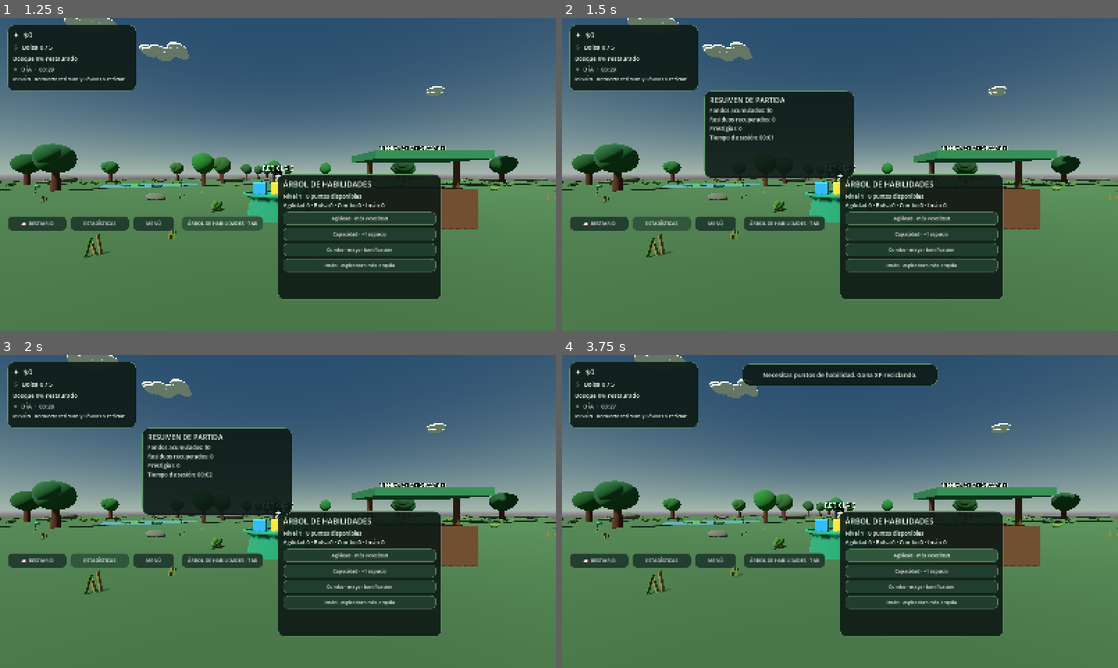
Above: before the commit, frames 1-4 (two rows, left to right).
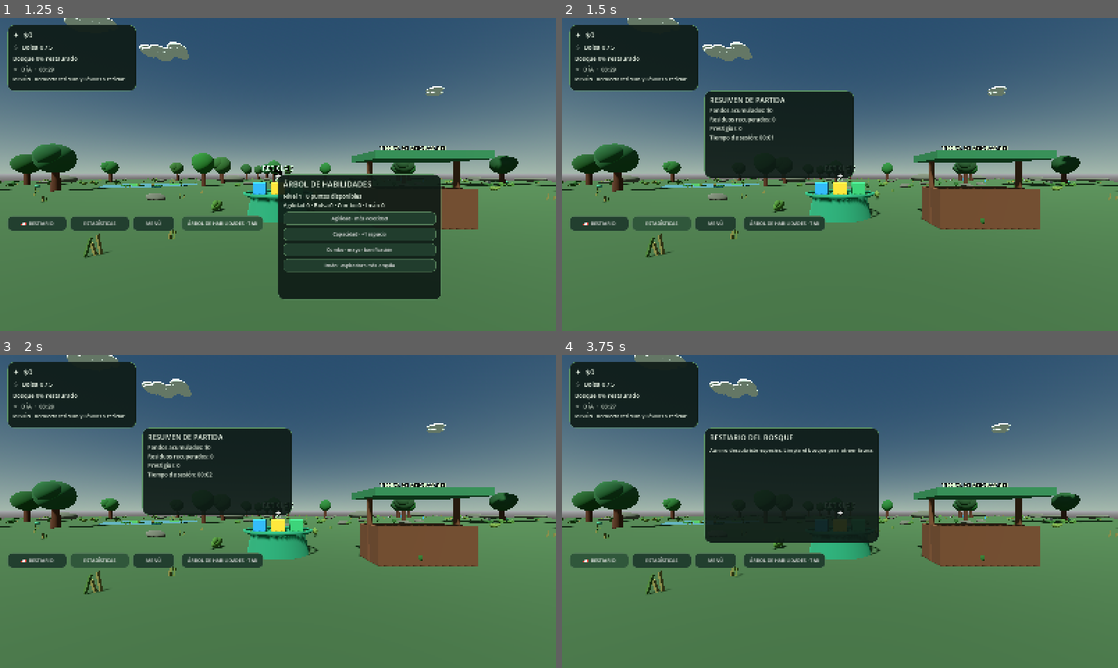
Above: after the commit, the same moments.

Repository: Tomardosama/verdevivo
Game: Godot game, scene res://scenes/main/main.tscn
Same seed, same stepped clock (60 frames per second), same inputs: the game is played once before the commit and once after it.
Inputs:
- Up to frame 1 (1.25 s): click "ÁRBOL DE HABILIDADES · TAB" at 0.5 s
- Up to frame 2 (1.5 s): click "ESTADÍSTICAS" at 1.25 s
- Up to frame 3 (2 s): no input
- Up to frame 4 (3.75 s): click "MENÚ" at 2 s; click "CONTINUAR JUGANDO" at 2.75 s; click "Agilidad · más velocidad" (after the commit: "📖 BESTIARIO") at 3.5 s

Frame 1 is identical in both runs. In frame 2, 11% of the frame differs, in the area x 50-80%, y 49-90%; in frame 3, 11%; in frame 4, 24%, in the area x 2-80%, y 2-90%.

Commit message:
Center the shop modal, prevent panel overlap and show vacuum upgrade stats

Diff:
--- a/scripts/ui/hud.gd
+++ b/scripts/ui/hud.gd
@@ -15,6 +15,7 @@
 var stats_label: Label
 var upgrade_buttons: Array[Button] = []
 var upgrade_ids: Array[String] = []
+var upgrade_descriptions := {"speed": "Movimiento más rápido", "capacity": "+2 espacios de bolsa", "value": "Más ingresos por residuo", "range": "Mayor alcance manual", "day": "Más duración del día", "vacuum": "Radio y velocidad de succión", "discount": "Reduce otros costos"}
 var bestiary_panel: PanelContainer
 var bestiary_list: VBoxContainer
 var stats_panel: PanelContainer
@@ -49,6 +50,9 @@
 	var upgrades_panel := _make_panel(Vector2(22, 225), Vector2(370, 330))
 	root.add_child(upgrades_panel)
 	upgrades_panel.visible = false
+	upgrades_panel.set_anchors_and_offsets_preset(Control.PRESET_CENTER)
+	upgrades_panel.position = Vector2(-245, -250)
+	upgrades_panel.custom_minimum_size = Vector2(490, 500)
 	shop_panel = upgrades_panel
 	var upgrade_box := VBoxContainer.new()
 	upgrade_box.add_theme_constant_override("separation", 6)
@@ -61,7 +65,7 @@
 		["value", "Reciclaje", "Más ingresos por residuo"],
 		["range", "Alcance", "Recogida a más distancia"],
 		["day", "Turno", "Más tiempo de trabajo"],
-		["vacuum", "Aspiradora", "Recolecta en radio · Mantén F"],
+		["vacuum", "Aspiradora", "Radio y velocidad de succión · F"],
 		["discount", "Ahorro", "Reduce progresivamente otros costos"]
 	]
 	for item in upgrade_data:
@@ -70,6 +74,9 @@
 		upgrade_box.add_child(button)
 		upgrade_buttons.append(button)
 		upgrade_ids.append(str(item[0]))
+	var shop_close_button := _make_button("CERRAR TIENDA · ESC")
+	shop_close_button.pressed.connect(func(): show_shop(false))
+	upgrade_box.add_child(shop_close_button)
 	var prestige_button := _make_button("✧  RESTAURAR BIOMA · PRESTIGIO")
 	prestige_button.pressed.connect(func(): prestige_requested.emit())
 	upgrade_box.add_child(prestige_button)
@@ -263,7 +270,10 @@
 		var current_level := int(levels.get(upgrade_id, 0))
 		var display_name := upgrade_id.capitalize()
 		upgrade_buttons[index].text = "%s  ·  Nivel %d  ·  $%d" % [display_name, current_level, price]
-		upgrade_buttons[index].tooltip_text = "Comprar %s por $%d. Nivel actual: %d." % [display_name, price, current_level]
+		var detail := str(upgrade_descriptions.get(upgrade_id, "Mejora permanente"))
+		if upgrade_id == "vacuum":
+			detail = "Radio %.1f m · Succión %.2f s" % [3.2 + maxf(0.0, float(current_level - 1)) * 0.85, maxf(0.08, 0.24 - maxf(0.0, float(current_level - 1)) * 0.025)]
+		upgrade_buttons[index].tooltip_text = "%s. %s. Precio: $%d." % [display_name, detail, price]
 
 func update_skill_status(level: int, points: int, levels: Dictionary) -> void:
 	if skill_status_label:
@@ -271,6 +281,8 @@
 
 func toggle_skills() -> void:
 	skill_panel.visible = not skill_panel.visible
+	if skill_panel.visible:
+		close_shop()
 	stats_panel.visible = false
 	bestiary_panel.visible = false
 	menu_panel.visible = false
@@ -285,6 +297,11 @@
 func show_shop(is_open: bool) -> void:
 	shop_open = is_open
 	shop_panel.visible = is_open
+	if is_open:
+		bestiary_panel.visible = false
+		stats_panel.visible = false
+		menu_panel.visible = false
+		skill_panel.visible = false
 	if is_open:
 		skill_panel.visible = false
 		bestiary_panel.visible = false
@@ -306,17 +323,32 @@
 		label.autowrap_mode = TextServer.AUTOWRAP_WORD_SMART
 		bestiary_list.add_child(label)
 
+func close_shop() -> void:
+	if shop_open:
+		show_shop(false)
+
 func toggle_bestiary() -> void:
 	bestiary_panel.visible = not bestiary_panel.visible
+	if bestiary_panel.visible:
+		close_shop()
+		stats_panel.visible = false
+		menu_panel.visible = false
+		skill_panel.visible = false
 	stats_panel.visible = false
 
 func _toggle_stats() -> void:
 	stats_panel.visible = not stats_panel.visible
+	if stats_panel.visible:
+		close_shop()
+		skill_panel.visible = false
 	bestiary_panel.visible = false
 	menu_panel.visible = false
 
 func _toggle_menu() -> void:
 	menu_panel.visible = not menu_panel.visible
+	if menu_panel.visible:
+		close_shop()
+		skill_panel.visible = false
 	stats_panel.visible = false
 	bestiary_panel.visible = false
 	if menu_panel.visible:
